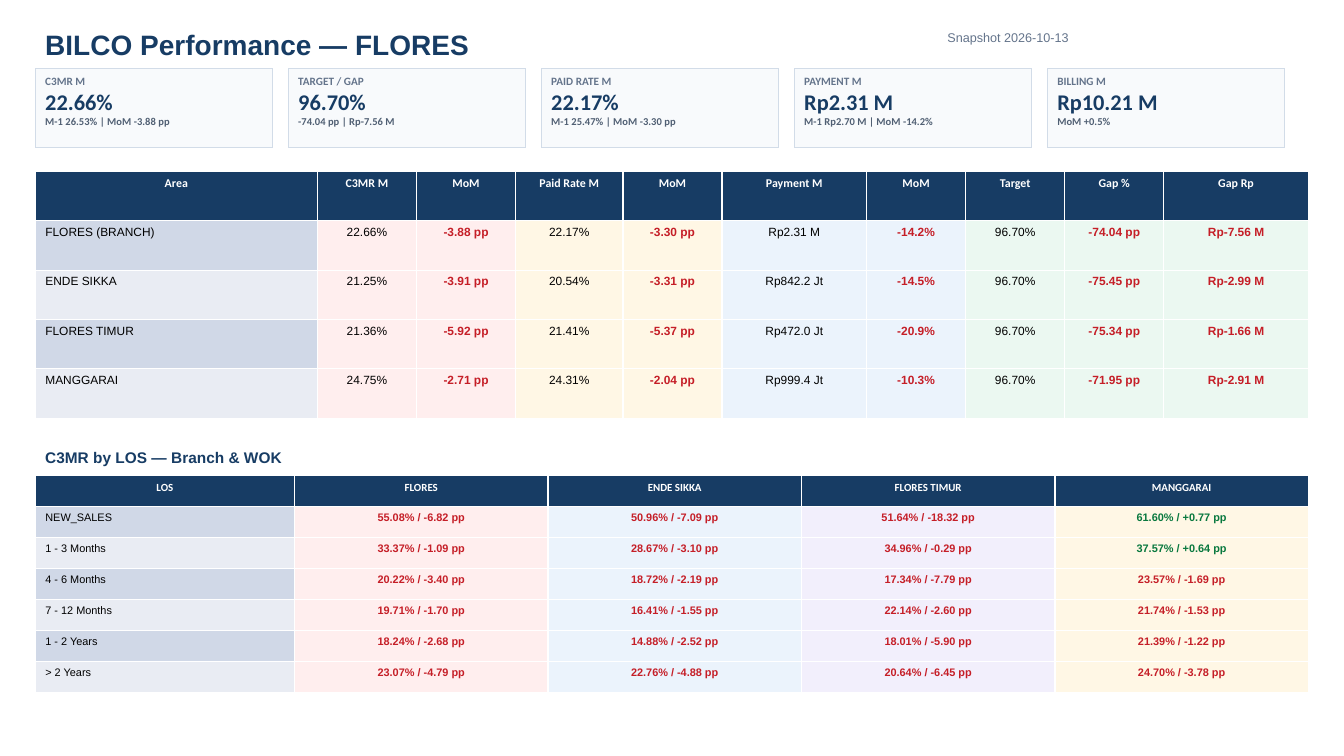
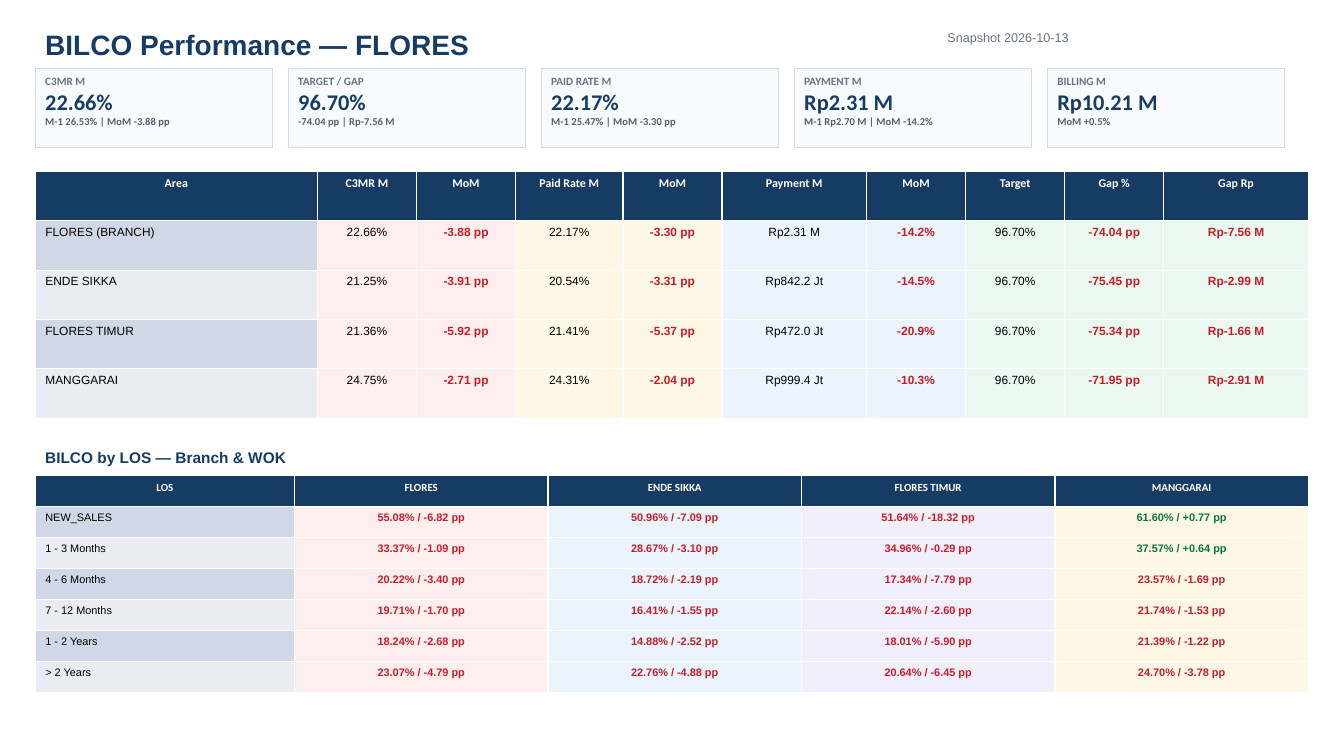
Before and after one commit to linktreehhbalnus-eng/wow_balnus, a slide deck: slide 11 of beta_12wok/reports/BRANCH_FLORES_PERFORMANCE_SUMMARY_20261013_INARA.pptx. Drawn at 1344x756 pixels with LibreOffice and Linux fonts; fonts in the diff are those of the drawing. Boxes give left, top, right and bottom in pixels: in the first picture for what was removed or moved away, otherwise in the second. Text is boxed around its words. In the diff, an @@ line names an element or a change of style, - is before the commit and + after.

```diff
--- a/beta_12wok/reports/BRANCH_FLORES_PERFORMANCE_SUMMARY_20261013_INARA.pptx
+++ b/beta_12wok/reports/BRANCH_FLORES_PERFORMANCE_SUMMARY_20261013_INARA.pptx
@@ text at (45,452,286,466): text changed @@
-C3MR by LOS — Branch & WOK
+BILCO by LOS — Branch & WOK
```
Also in this commit, not shown: 11 other files.
